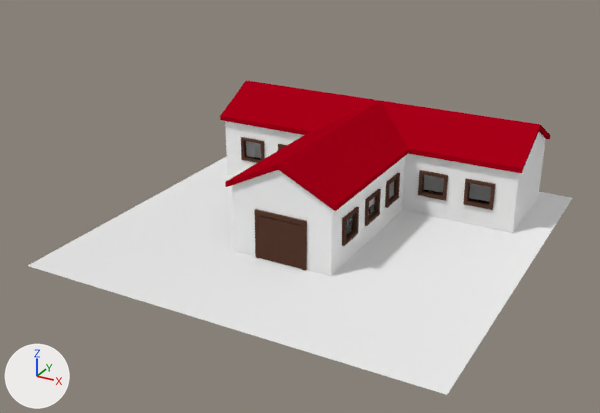
The Blender file 01-Models/ER_Fabrik.blend as it was, and as the next commit left it.
Camera for both pictures: a 50 mm camera at (20.2, -39.6, 20.9) aimed at (-1.2, -0.7, 1.5). Arrows for +X, +Y and +Z are at lower left; the lights stay in place.

Names of what the first picture shows: 'Boden', 'Fenster', 'Fenster.001', 'Tür links', 'Tür rechts', 'Türrahmen', 'Wände und Dach'.
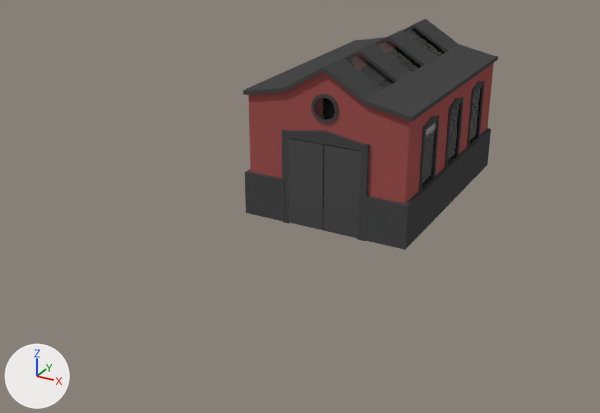
Commit message: Fabrik ist kein Reitstall mehr

Diff of the bpy script that builds the scene:
```diff
--- a/01-Models/ER_Fabrik.blend.py
+++ b/01-Models/ER_Fabrik.blend.py
@@ mat_wand @@
 mat_wand = diffuse_material('Wand')
-mat_wand.base_color = (1.0, 1.0, 1.0)  # white #ffffff
+mat_wand.base_color = (0.351, 0.0889, 0.0844)  # brown #a05452
@@ mat_tür @@
+mat_tür = bpy.data.materials.new('Tür')
+mat_tür.use_nodes = True; mat_tür.node_tree.nodes.clear()
+_N = mat_tür.node_tree.nodes; _L = mat_tür.node_tree.links
+n0 = _N.new('ShaderNodeOutputMaterial'); n0.name = 'Material Output'
+n1 = _N.new('ShaderNodeBsdfAnisotropic'); n1.name = 'Glossy BSDF'
+n1.distribution = 'BECKMANN'
+n1.inputs[0].default_value = (0.214, 0.214, 0.214, 1.0)  # 'Color', grey #7f7f7f
+n1.inputs[1].default_value = 0.338  # 'Roughness'
+_L.new(n1.outputs[0], n0.inputs[0])  # 'BSDF' to 'Surface'
@@ me_cube_006 @@
 # used by ob_fenster; location = (2.9, 2.86, 2.75); scale = (0.25, 0.675, 0.0938)
-me_cube_006.from_pydata(...)  # 192 vertices, 198 faces; spans x -24.1..1.0, y -9.8..1.3, z -15.9..1.0
-me_cube_006.materials.append(mat_holz)  # brown #5a3d31
+me_cube_006.from_pydata(...)  # 168 vertices, 156 faces; spans x -1.0..101.0, y -1.0..108.0, z -1.0..40.0
+# me_cube_006 part 2: a new loose piece of 28 vertices spanning x 99.0..101.0, y 84.0..108.0, z -1.0..40.0, in mat_material (dark grey #494949)
+# me_cube_006 part 3: a new loose piece of 28 vertices spanning x 99.0..101.0, y 41.5..65.5, z -1.0..40.0, in mat_material (dark grey #494949)
+# me_cube_006 part 4: a new loose piece of 28 vertices spanning x 99.0..101.0, y -1.0..23.0, z -1.0..40.0, in mat_material (dark grey #494949)
+# me_cube_006 part 5: the loose piece of 32 vertices spanning x -1.0..1.0, y -9.8..-7.2, z -15.9..1.0 is deleted
+# me_cube_006 part 6: the loose piece of 32 vertices spanning x -1.0..1.0, y -5.5..-2.9, z -15.9..1.0 is deleted
+# me_cube_006 part 7: 28 vertices removed from x -1.0..1.0, y -1.3..1.3, z -15.9..1.0
+me_cube_006.materials.append(mat_material)  # dark grey #494949
@@ me_cube_003 @@
 me_cube_003.from_pydata(...)  # 8 vertices, 6 faces; spans x -1.0..1.0, y -1.0..1.0, z -1.0..1.0
-me_cube_003.materials.append(mat_holz)  # brown #5a3d31
+me_cube_003.materials.append(mat_tür)
@@ me_cube_002 @@
 me_cube_002.from_pydata(...)  # 8 vertices, 6 faces; spans x -1.0..1.0, y -1.0..1.0, z -1.0..1.0
-me_cube_002.materials.append(mat_holz)  # brown #5a3d31
+me_cube_002.materials.append(mat_tür)
@@ me_cube_001 @@
 # used by ob_türrahmen; location = (0.0, -5.0, 2.75); scale = (1.56, 0.125, 0.125)
-me_cube_001.from_pydata(...)  # 24 vertices, 22 faces; spans x -1.0..1.0, y -1.0..1.0, z -21.8..1.0
-me_cube_001.materials.append(mat_holz)  # brown #5a3d31
+me_cube_001.from_pydata(...)  # 28 vertices, 26 faces; spans x -1.0..1.0, y -1.0..23.0, z -1.0..40.0
+# me_cube_001 part 1
+# 20 vertices are removed from x -1.0..1.0, y -1.0..1.0, z -21.8..1.0
+# 22 faces are deleted
+# 16 vertices are added at x -1.0..1.0, y -1.0..23.0, z -1.0..40.0
+# 8 new vertices lie (2.0, 0.0, 0.0) away from vertices in x -1.0, y 11.0..23.0, z -1.0..40.0
+# 26 new faces join them
+me_cube_001.materials.append(mat_material)  # dark grey #494949
@@ ob_fenster_001 @@
-ob_fenster_001 = bpy.data.objects.new('Fenster.001', me_cube_004)
@@ ob_boden @@
-ob_boden = bpy.data.objects.new('Boden', me_plane)
@@ ob_fenster @@
 ob_fenster = bpy.data.objects.new('Fenster', me_cube_006)
-ob_fenster.location = (2.9, 2.86, 2.75)
-ob_fenster.scale = (0.25, 0.675, 0.0938)
+ob_fenster.location = (-5.0, 2.12, 2.75)
+ob_fenster.scale = (0.1, 0.1, 0.1)
@@ ob_tür_links @@
 ob_tür_links = bpy.data.objects.new('Tür links', me_cube_003)
-ob_tür_links.location = (-0.64, -5.0, 1.32)
-ob_tür_links.scale = (0.656, 0.125, 1.25)
+ob_tür_links.location = (-1.06, -0.13, 2.66)
+ob_tür_links.scale = (1.15, 0.1, 2.65)
@@ ob_tür_rechts @@
 ob_tür_rechts = bpy.data.objects.new('Tür rechts', me_cube_002)
-ob_tür_rechts.location = (0.68, -5.0, 1.32)
-ob_tür_rechts.scale = (0.656, 0.125, 1.25)
+ob_tür_rechts.location = (1.19, -0.13, 2.66)
+ob_tür_rechts.scale = (1.15, 0.1, 2.65)
@@ ob_türrahmen @@
 ob_türrahmen = bpy.data.objects.new('Türrahmen', me_cube_001)
-ob_türrahmen.location = (0.0, -5.0, 2.75)
-ob_türrahmen.scale = (1.56, 0.125, 0.125)
+ob_türrahmen.location = (-2.43, -0.07, 0.09)
+ob_türrahmen.rotation_euler = (0.0, 0.0, -1.571)  # degrees (0, 0, -90)
+ob_türrahmen.scale = (0.15, 0.225, 0.15)
@@ ob_wände_und_dach @@
-ob_wände_und_dach = bpy.data.objects.new('Wände und Dach', me_cube)
@@ ob_gebäude @@
+ob_gebäude = bpy.data.objects.new('Gebäude', me_cube_1)  # 262 vertices, 225 faces; spans x -1.05..1.05, y -1.03..1.0, z -1.0..1.44; in mat_wand (brown #a05452), mat_material (dark grey #494949), mat_schwarz (black #000000)
+ob_gebäude.location = (0.0, 7.5, 4.0)
+ob_gebäude.scale = (5.0, 7.5, 4.0)
@@ ob_rundes_fenster @@
+ob_rundes_fenster = bpy.data.objects.new('Rundes Fenster', me_circle)  # 128 vertices, 128 faces; spans x -1.28..1.28, y -1.28..1.27, z -0.15..0.0; in mat_material (dark grey #494949)
+ob_rundes_fenster.location = (0.0, 0.0, 7.36)
+ob_rundes_fenster.rotation_euler = (-1.571, 0.0, 0.0)  # degrees (-90, 0, 0)
+ob_rundes_fenster.scale = (0.646, 0.646, 0.646)
```

What differs and where, as boxes [x1, y1, x2, y2] in the pictures (600 x 413 px):
'Boden', deleted
    before: [28, 156, 572, 395]
'Gebäude', added
    after: [243, 19, 498, 250]
'Fenster.001', deleted
    before: [220, 81, 550, 233]
'Wände und Dach', deleted
    before: [225, 101, 408, 276]
'Tür rechts', recoloured, moved, rescaled (74% wider, 92% taller)
    before: [280, 221, 302, 269]
    after: [322, 145, 361, 238]
'Tür links', recoloured, moved, rescaled (61% wider, 90% taller)
    before: [259, 215, 281, 263]
    after: [289, 138, 325, 230]
'Türrahmen', reshaped, moved, turned, rescaled
    before: [254, 209, 307, 271]
    after: [282, 130, 370, 241]
'Fenster', reshaped, moved, rescaled
    before: [342, 173, 400, 246]
    after: [419, 81, 485, 191]
'Rundes Fenster', added
    after: [311, 94, 339, 123]
part 2 of me_cube_006, added
    after: [467, 81, 485, 147]
part 3 of me_cube_006, added
    after: [444, 97, 464, 168]
part 4 of me_cube_006, added (black)
    after: [419, 115, 440, 191]
part 5 of me_cube_006, deleted
    before: [342, 207, 359, 246]
part 6 of me_cube_006, deleted
    before: [365, 189, 381, 226]
part 7 of me_cube_006, deleted
    before: [385, 173, 400, 208]
